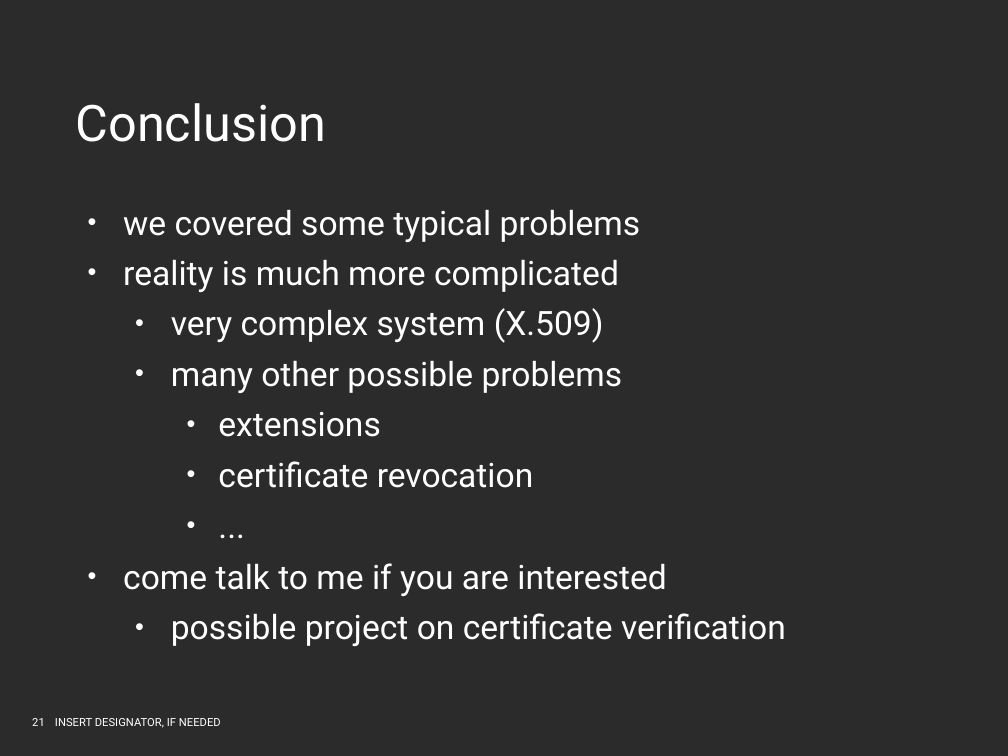
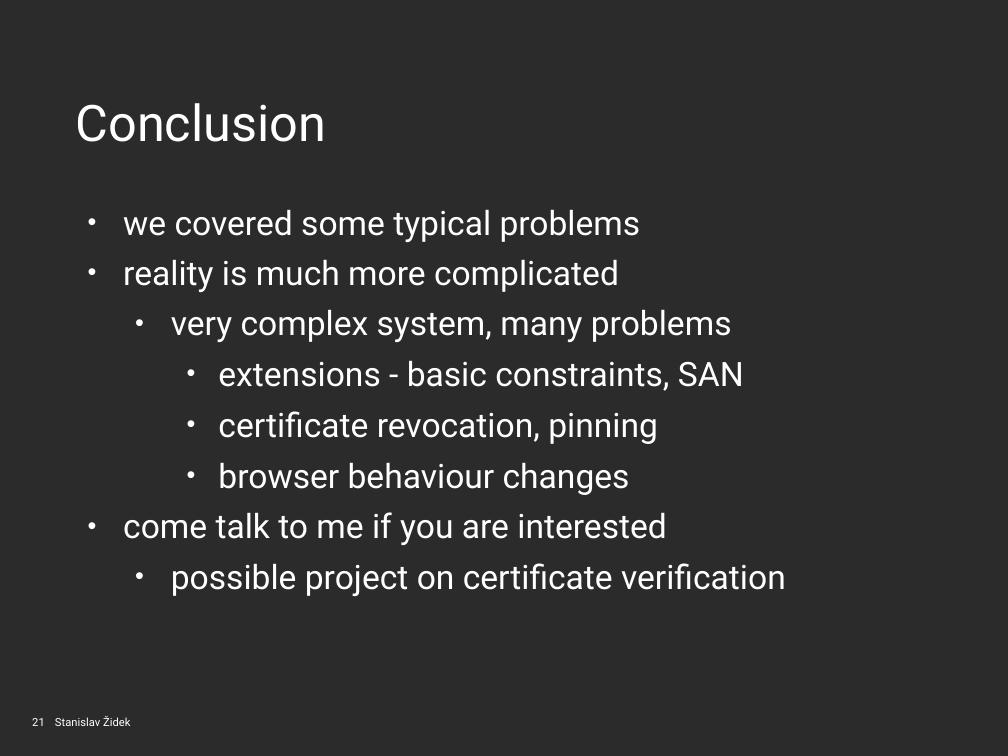
Before and after one commit to ep69/DevConf-2017, a slide deck: slide 21 of rhpres.odp. Drawn at 1008x756 pixels with LibreOffice and Linux fonts; fonts in the diff are those of the drawing; background and template pictures are left out; a plain dark background stands for a picture behind light text. Boxes give left, top, right and bottom in pixels: in the first picture for what was removed or moved away, otherwise in the second. Text is boxed around its words. In the diff, an @@ line names an element or a change of style, - is before the commit and + after.

```diff
--- a/rhpres.odp
+++ b/rhpres.odp
@@ text at box(171, 309, 744, 495): text changed @@
-  • very complex system (X.509)
-  • many other possible problems
-    • extensions
-    • certificate revocation
-    • ...
+  • very complex system, many problems
+    • extensions - basic constraints, SAN
+    • certificate revocation, pinning
+    • browser behaviour changes
@@ text at box(55, 716, 130, 726): text changed @@
-INSERT DESIGNATOR, IF NEEDED
+Stanislav Židek
```
Also in this commit, not shown: 20 other slides changed, 1 other file.
